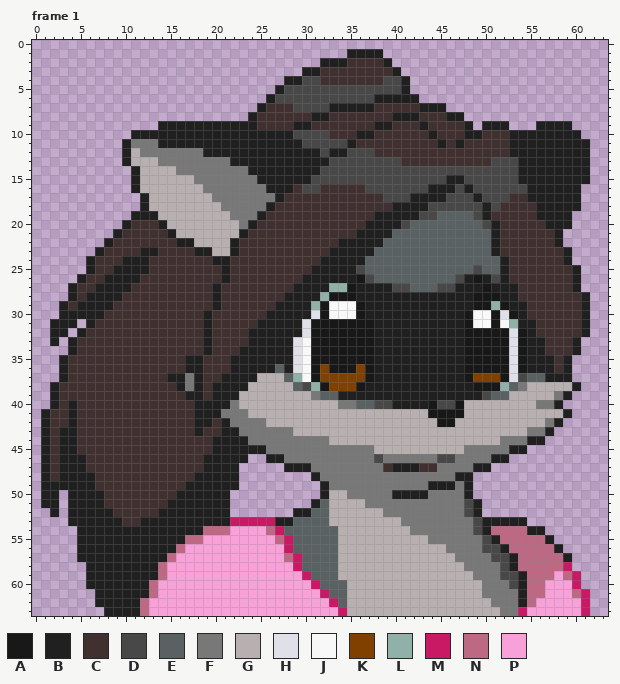
One commit to this pixel-art file: game/res/kl/sprSophieF.ase. The picture above is the old version.
64x64 pixels, 4 frames. Shown: frame 1. The commit also changed other frames, which this record leaves out.
Palette (. is transparent): A #181818  B #202020  C #403030  D #484848  E #596162  F #787878  G #b8b0b0  H #e0e0e8  J #f8f8f8  K #804000  L #90b0a8  M #c91964  N #bd6984  P #f8a0d8
The same view after the edit:
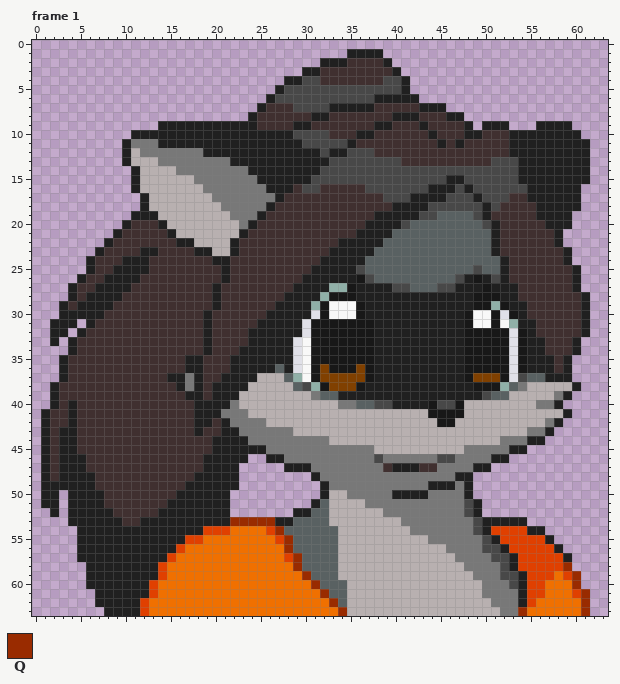
Colours new in this view: Q #992b00
From the commit log: Begin Sophie platform sprite
From old to new:
@@ palette @@
-N #bd6984
+N #e04000
-P #f8a0d8
+P #f07000
--- frame 1
@@ x 20..63 @@
 52 BB.......BBEEGGGGGGFFFFFFFFFDB..............
-53 BBMMMMMBBEEEEGGGGGGGGFFFFFFFFDBBBBB.........
-54 NNPPPPNMEEEEEEGGGGGGGGFFFFFFFDBNNNNBB.......
-55 PPPPPPPNMEEEEEGGGGGGGGGGFFFFFFDBNNNNNB......
-56 PPPPPPPPMEEEEEGGGGGGGGGGGGFFFFDDBNNNNNB.....
-57 PPPPPPPPNMEEEEGGGGGGGGGGGGGFFFFDDBNNNNNB....
-58 PPPPPPPPPMEEEEGGGGGGGGGGGGGGFFFFDBNNNNNM....
-59 PPPPPPPPPPMEEEGGGGGGGGGGGGGGGFFFDDBNNNPNM...
-60 PPPPPPPPPPPMEEEGGGGGGGGGGGGGGGFFFDBNNPPPM...
-61 PPPPPPPPPPPPMEEGGGGGGGGGGGGGGGFFFFBNNPPPNM..
-62 PPPPPPPPPPPPPMEGGGGGGGGGGGGGGGGFFFBNPPPPPM..
-63 PPPPPPPPPPPPPPMGGGGGGGGGGGGGGGGGFFMPPPPPPM..
+53 BBQQQQQBBEEEEGGGGGGGGFFFFFFFFDBBBBB.........
+54 NNPPPPNQEEEEEEGGGGGGGGFFFFFFFDBNNNNBB.......
+55 PPPPPPPNQEEEEEGGGGGGGGGGFFFFFFDBNNNNNB......
+56 PPPPPPPPQEEEEEGGGGGGGGGGGGFFFFDDBNNNNNB.....
+57 PPPPPPPPNQEEEEGGGGGGGGGGGGGFFFFDDBNNNNNB....
+58 PPPPPPPPPQEEEEGGGGGGGGGGGGGGFFFFDBNNNNNQ....
+59 PPPPPPPPPPQEEEGGGGGGGGGGGGGGGFFFDDBNNNPNQ...
+60 PPPPPPPPPPPQEEEGGGGGGGGGGGGGGGFFFDBNNPPPQ...
+61 PPPPPPPPPPPPQEEGGGGGGGGGGGGGGGFFFFBNNPPPNQ..
+62 PPPPPPPPPPPPPQEGGGGGGGGGGGGGGGGFFFBNPPPPPQ..
+63 PPPPPPPPPPPPPPQGGGGGGGGGGGGGGGGGFFQPPPPPPQ..
Where, in picture pixels (left, top, right, bottom), the same in both pictures:
changed: (140, 517, 347, 616)
changed: (491, 526, 590, 616)
